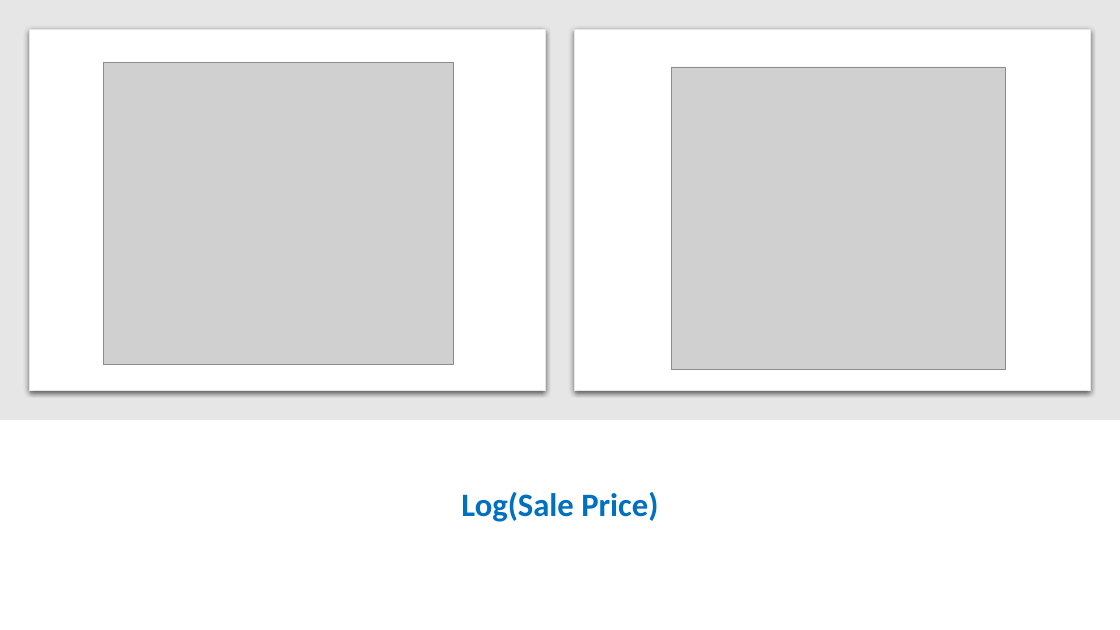
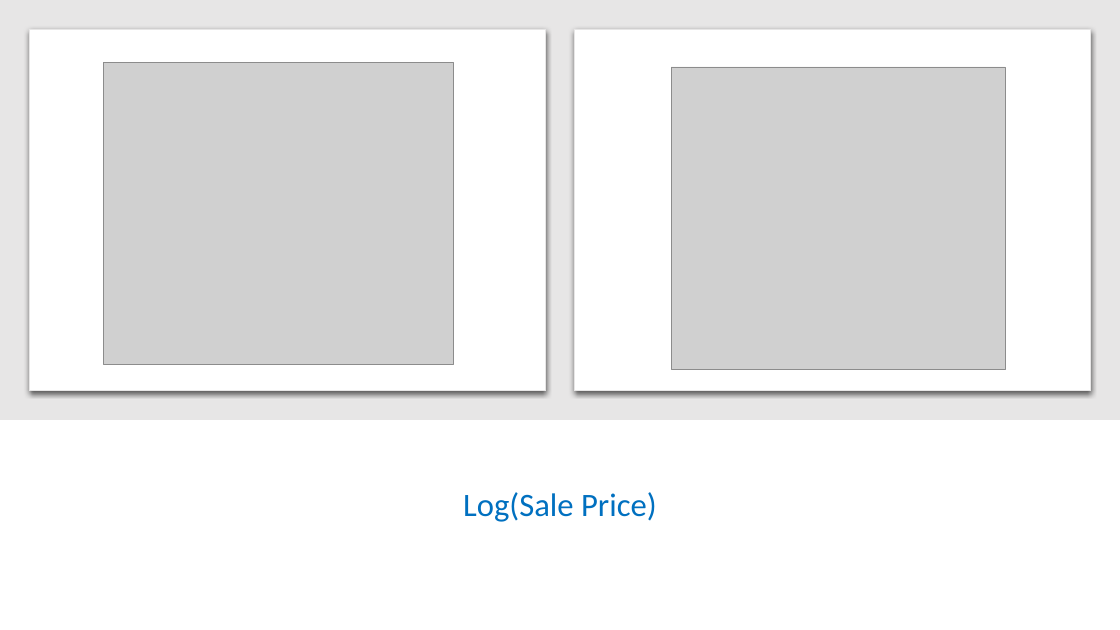
Before and after one commit to manasagodkhindi/AmesHousingPrediction, a slide deck: slide 8 of HousingPricesPresentations.pptx. Drawn at 1120x630 pixels with LibreOffice and Linux fonts; fonts in the diff are those of the drawing; grey boxes stand for pictures. Boxes give left, top, right and bottom in pixels: in the first picture for what was removed or moved away, otherwise in the second. Text is boxed around its words. In the diff, an @@ line names an element or a change of style, - is before the commit and + after.

```diff
--- a/HousingPricesPresentations.pptx
+++ b/HousingPricesPresentations.pptx
@@ rounded rectangle at [29,29,545,391]: shadow changed @@
@@ rounded rectangle at [575,29,1091,391]: shadow changed @@
@@ title "Log(Sale Price)" at [463,492,657,522]: bold off @@
```
Also in this commit, not shown: 30 other slides changed, 2 slides added.
